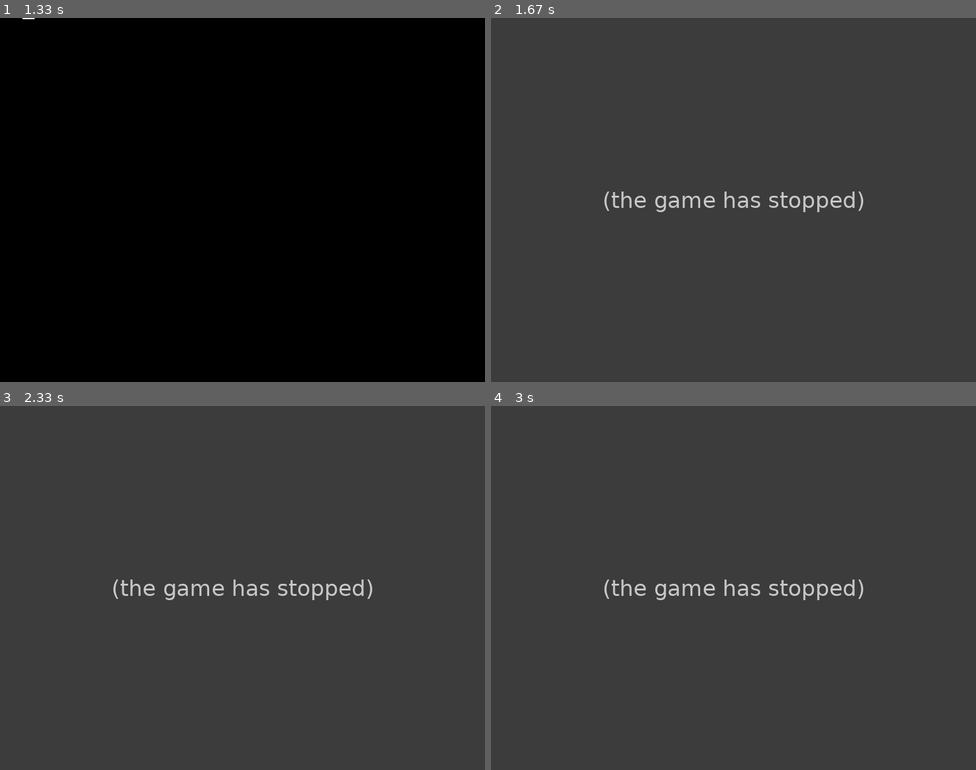
Above: before the commit, frames 1-4 (two rows, left to right).
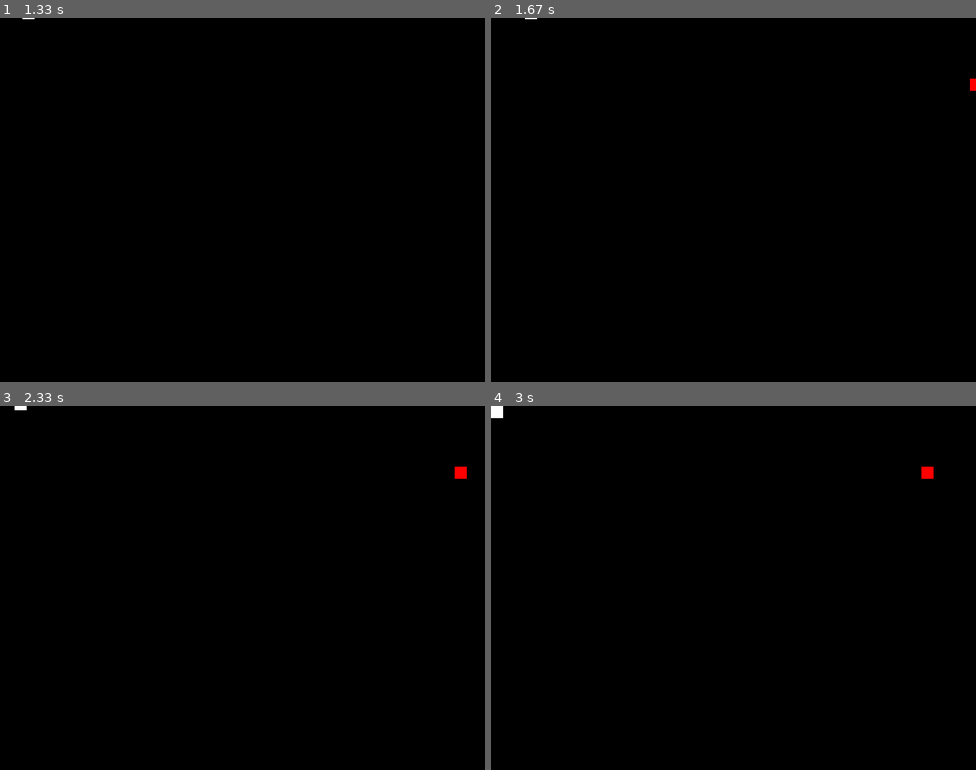
Above: after the commit, the same moments.

Repository: doremifasollasi/goIT_python-marathon-pygame
Game: pygame game, started from main.py
The game is run twice, just before and just after one commit, with the same random seed, the same clock (stepped at 60 frames per second) and the same inputs.
Inputs:
- Up to frame 1 (1.33 s): hold Right 0.33-0.8 s; hold Up 0.83-1.13 s; hold Right from 1.17 s (still down)
- Up to frame 2 (1.67 s): release Right at 1.63 s
- Up to frame 3 (2.33 s): hold Left 1.67-2.2 s; hold Down from 2.23 s (still down)
- Up to frame 4 (3 s): release Down at 2.53 s; hold Left 2.57-2.97 s

Frame 1 is identical in both runs. In frame 2, 100% of the frame differs, in the area x 0-100%, y 0-100%; in frame 3, 100%; in frame 4, 100%.
Error before the commit: TypeError: 'tuple' object does not support item assignment (main.py line 61); the game stopped at 1.5 s (later frames are placeholders)

Commit message:
Resolved TypeError: 'tuple' object does not support item assignment

Diff:
--- a/main.py
+++ b/main.py
@@ -24,7 +24,7 @@
     enemy.fill(RED)
     enemy_rect = pygame.Rect(width, 100, *enemy.get_size())
     enemy_speed = 1
-    return enemy, enemy_rect, enemy_speed
+    return [enemy, enemy_rect, enemy_speed]
 
 CREATE_ENEMY = pygame.USEREVENT + 1
 pygame.time.set_timer(CREATE_ENEMY, 1500)
